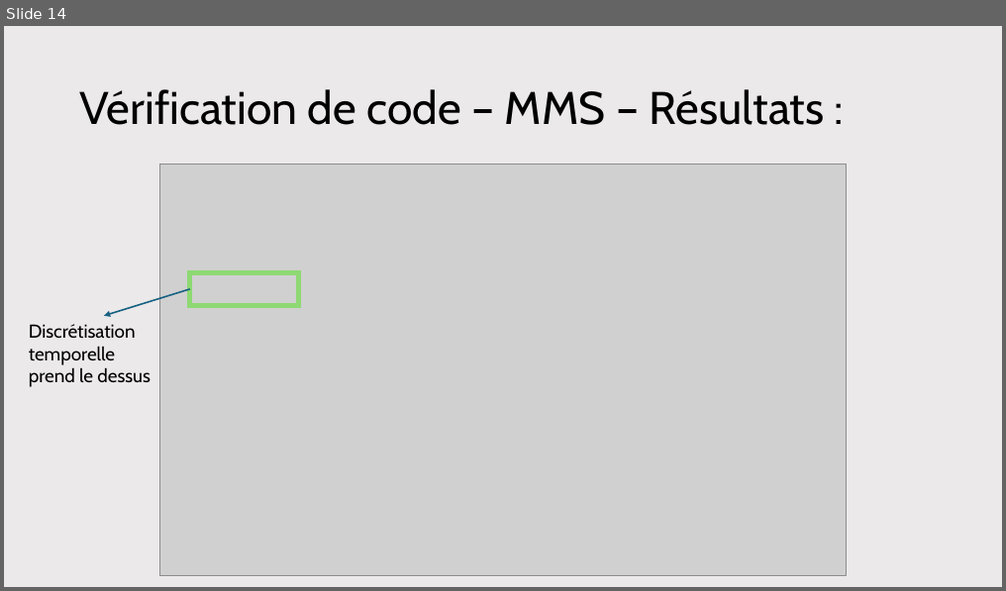
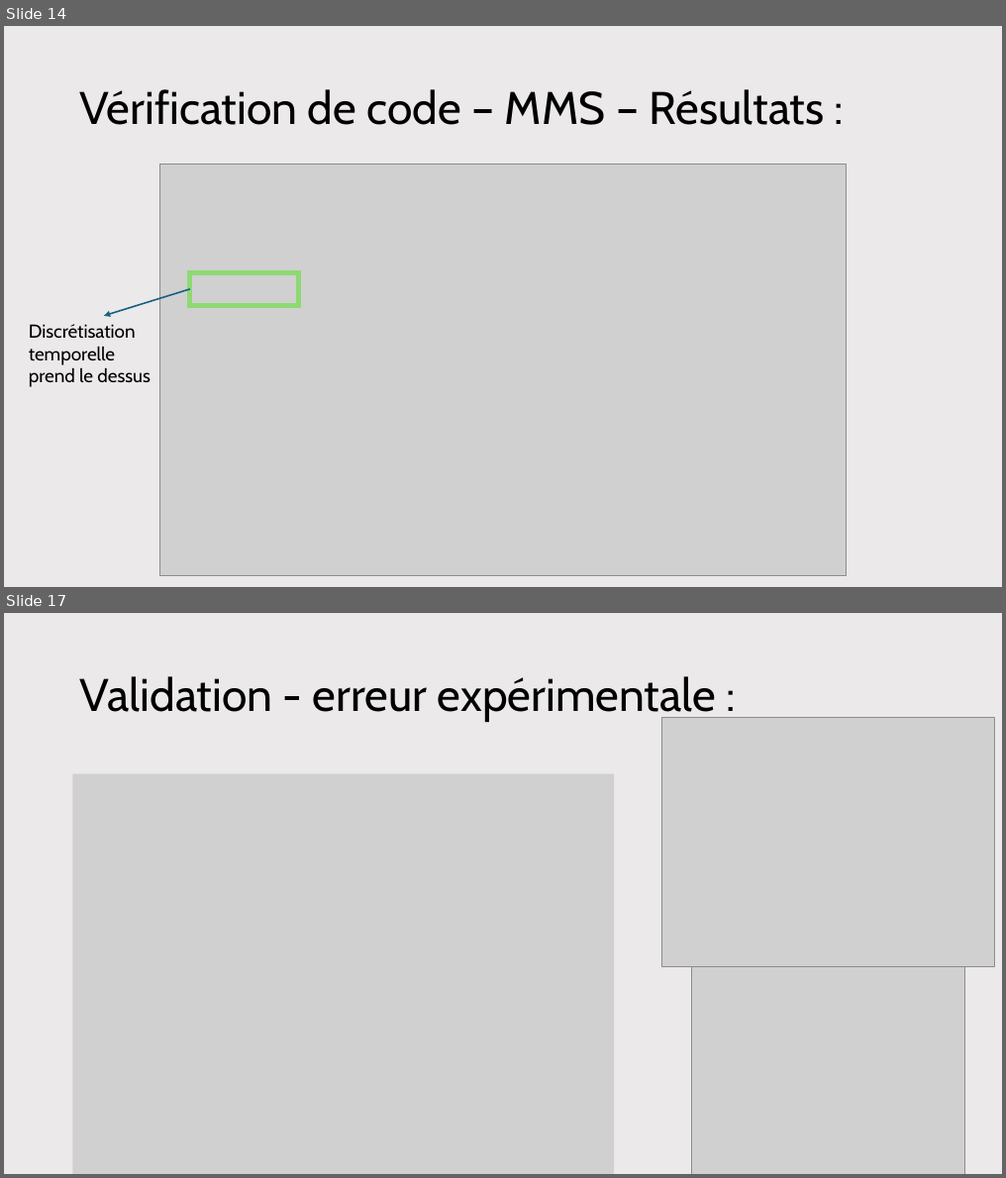
Before and after one commit to antoine-pt/MEC8211, a slide deck: projet_final/projet_final/MEC8211-Projet-final-Presentation.pptx. Shown one above the other, each under a label of ours: slide 14 before the commit, slides 14 and 17 after it; the slides between them are not shown. The pictures are 1006x591 and 1006x1178 pixels, drawn with LibreOffice and Linux fonts; fonts in the diff are those of the drawing; grey boxes stand for pictures. Boxes give left, top, right and bottom in pixels: in the first picture for what was removed or moved away, otherwise in the second. Text is boxed around its words. In the diff, an @@ line names an element or a change of style, - is before the commit and + after.

Commit message:
PWP partie validation v1
Partie validation en cours de construction

```diff
--- a/projet_final/projet_final/MEC8211-Projet-final-Presentation.pptx
+++ b/projet_final/projet_final/MEC8211-Projet-final-Presentation.pptx
@@ slide 17 added at (x1=4, y1=613, x2=1002, y2=1174), background #EBE9E9 @@
@@ title added at (x1=80, y1=676, x2=716, y2=722), 44 pt, text #000000 @@
+Validation - erreur expérimentale :
@@ picture added at (x1=662, y1=718, x2=994, y2=967) @@
@@ picture added at (x1=73, y1=774, x2=614, y2=1174) @@
@@ picture added at (x1=692, y1=967, x2=965, y2=1174) @@
```
Also in this commit, not shown: 5 other slides added.
